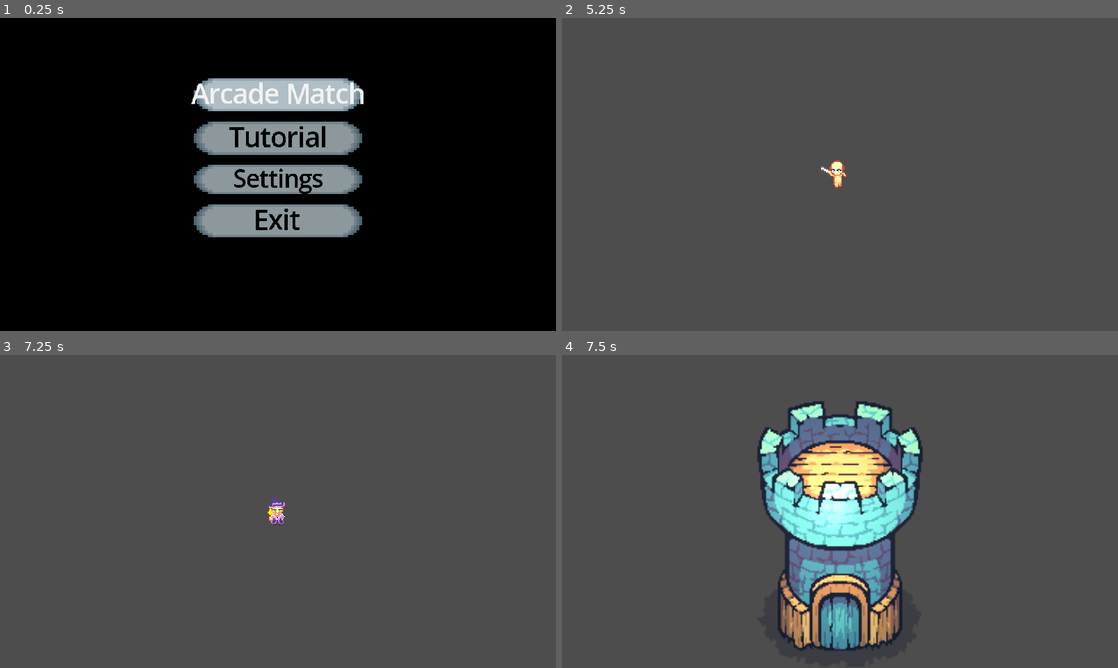
Above: before the commit, frames 1-4 (two rows, left to right).
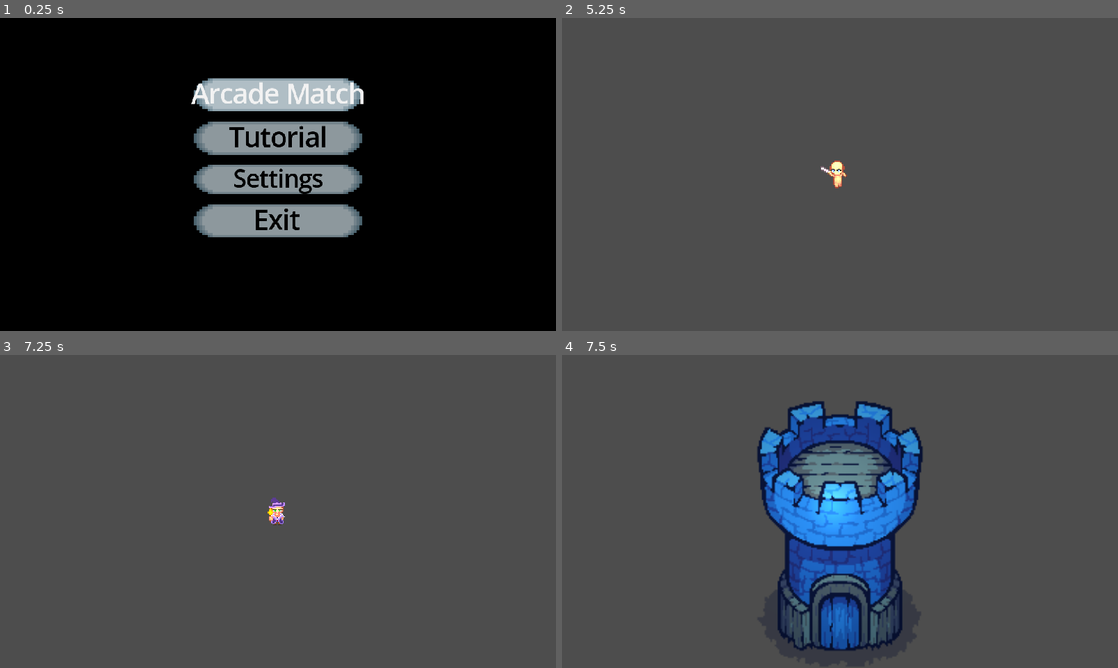
Above: after the commit, the same moments.

Repository: OmegaGiven/GAMEJAM15
Game: Godot game, scene res://scenes/Menu Scenes/MainMenu.tscn
The game is run twice, just before and just after one commit, with the same random seed, the same clock (stepped at 60 frames per second) and the same inputs.
Inputs (mouse positions are in pixels of both pictures, inside the frame that each line leads up to):
- Up to frame 1 (0.25 s): no input
- Up to frame 2 (5.25 s): click "Arcade Match" at 0.5 s; click "Arcade Match" at 1.25 s; click "Arcade Match" at 2 s; click "Easy" at 2.75 s; click "Easy" at 3.5 s; click "Start Match" at 4.25 s; tap Enter (ui_accept) at 5 s; move the mouse to (962, 158) at 5.02 s; press the mouse at (962, 158) at 5.03 s; hold Right (ui_right) from 5.03 s (still down)
- Up to frame 3 (7.25 s): tap Enter (ui_accept) at 5.27, 5.75, 6.02, 6.5 s; move the mouse to (166, 527) at 5.77 s; release Right (ui_right) at 5.78 s; release the mouse at (166, 527) at 5.78 s; hold Down (ui_down) 5.78-6.53 s; tap Ctrl at 5.85 s; move the mouse to (333, 442) at 6.52 s; hold Right (ui_right) from 6.53 s (still down); tap Space at 6.6 s
- Up to frame 4 (7.5 s): tap Enter (ui_accept) at 7.25 s; move the mouse to (812, 574) at 7.27 s; release Right (ui_right) at 7.28 s; hold Up (ui_up) from 7.28 s (still down); tap R at 7.35 s; click (812, 574) at 7.42 s

Frames 1-3 are identical in both runs. In frame 4, 16% of the frame differs, in the area x 35-65%, y 15-95%.

Commit message:
Add crafting delay, player colors, and element ball visuals on totems
Crafting system:
- Pressing a totem button queues a craft (deducts resources immediately)
- After CRAFT_TIME (5s) the totem enters player inventory
- Second press on same type consumes inventory and enters placement instantly
- Only one craft per type in-flight; prevents macro spam while rewarding prep

Player colors (P1 blue, P2 red, P3 green, P4 yellow):
- Assigned in _ready() from PLAYER_COLORS array by device_num
- Totem Sprite2D.modulate set to owner color on spawn and on placement
- Identifies totem ownership at a glance

Element ball on top of totem:
- Fire: orange, Water: cyan, Earth: green, Basic: none
- 7px octagon Polygon2D spawned at position (0, -85) when placed
- get_element_color() virtual method; subclasses override

_try_place() simplified — resources already paid at craft time

Co-Authored-By: Claude Sonnet 4.6 <noreply@anthropic.com>

Diff:
--- a/scenes/Objects/BasicTotem.gd
+++ b/scenes/Objects/BasicTotem.gd
@@ -19,6 +19,7 @@
 	add_to_group("totem")
 	if owner_player != null:
 		position = SplitScreenFunctionality.player_characters[owner_player.device_num]["camera"].position
+		$Sprite2D.modulate = owner_player.player_color
 
 func _input(event):
 	if not in_placement or owner_player == null:
@@ -30,32 +31,39 @@
 			actually_placing = true
 
 func _try_place():
-	if owner_player.resources < wood_cost:
-		print("Need %d wood (have %d)" % [wood_cost, owner_player.resources])
-		return
-	if water_cost > 0 and owner_player.water_energy < water_cost:
-		print("Need %.0f water energy (have %.0f)" % [water_cost, owner_player.water_energy])
-		return
-	if earth_cost > 0 and owner_player.earth_energy < earth_cost:
-		print("Need %.0f earth energy (have %.0f)" % [earth_cost, owner_player.earth_energy])
-		return
 	_place()
 
 func _place():
 	in_placement = false
-	owner_player.resources -= wood_cost
-	owner_player.water_energy -= water_cost
-	owner_player.earth_energy -= earth_cost
 	owner_player.owned_towers.append(self)
 	self.set_collision_layer_value(7, true)
-	print("%s placed. Wood: %d | Water: %.0f | Earth: %.0f" % [
-		name, owner_player.resources, owner_player.water_energy, owner_player.earth_energy
+	$Sprite2D.modulate = owner_player.player_color
+	_spawn_element_ball()
+	print("%s placed by P%d. Wood: %d | Water: %.0f | Earth: %.0f" % [
+		name, owner_player.device_num, owner_player.resources, owner_player.water_energy, owner_player.earth_energy
 	])
 	if owner_build_menu:
 		owner_build_menu.on_totem_placed(get_build_type())
 
+func _spawn_element_ball():
+	var elem_color = get_element_color()
+	if elem_color == Color.TRANSPARENT:
+		return
+	var ball = Polygon2D.new()
+	ball.color = elem_color
+	ball.polygon = PackedVector2Array([
+		Vector2(7, 0), Vector2(4.95, 4.95), Vector2(0, 7),
+		Vector2(-4.95, 4.95), Vector2(-7, 0), Vector2(-4.95, -4.95),
+		Vector2(0, -7), Vector2(4.95, -4.95)
+	])
+	ball.position = Vector2(0, -85)
+	add_child(ball)
+
 func get_build_type() -> String:
 	return "basic"
+
+func get_element_color() -> Color:
+	return Color.TRANSPARENT
 
 func _process(_delta):
 	if owner_player != null and in_placement:
--- a/scenes/Objects/EarthTotem.gd
+++ b/scenes/Objects/EarthTotem.gd
@@ -8,3 +8,6 @@
 
 func get_build_type() -> String:
 	return "earth"
+
+func get_element_color() -> Color:
+	return Color(0.3, 0.9, 0.2)
--- a/scenes/Objects/FireTotem.gd
+++ b/scenes/Objects/FireTotem.gd
@@ -12,6 +12,9 @@
 
 func get_build_type() -> String:
 	return "fire"
+
+func get_element_color() -> Color:
+	return Color(1.0, 0.45, 0.05)
 
 func _process(delta):
 	super._process(delta)
--- a/scenes/Objects/WaterTotem.gd
+++ b/scenes/Objects/WaterTotem.gd
@@ -13,6 +13,9 @@
 
 func get_build_type() -> String:
 	return "water"
+
+func get_element_color() -> Color:
+	return Color.CYAN
 
 func _process(delta):
 	super._process(delta)
--- a/scenes/Player.gd
+++ b/scenes/Player.gd
@@ -1,9 +1,16 @@
 extends CharacterBody2D
 
+const PLAYER_COLORS = [
+	Color(0.3, 0.55, 1.0),    # P1 blue
+	Color(1.0, 0.28, 0.28),   # P2 red
+	Color(0.25, 1.0, 0.4),    # P3 green
+	Color(1.0, 0.85, 0.1),    # P4 yellow
+]
 
 @export var device_num = 0
 var player_name = 'player'
 var type = "player"
+var player_color: Color = Color.WHITE
 var deadzone = 0.1
 const _BASE_SPEED = 70.0
 var keyboard = false
@@ -27,6 +34,47 @@
 var water_energy: float = 0.0
 var earth_energy: float = 0.0
 
+const CRAFT_TIME = 5.0
+var crafting: Dictionary = {}   # {build_type: time_remaining}
+var inventory: Dictionary = {}  # {build_type: count}
+
+func start_craft(build_type: String, wood: int, water: float = 0.0, earth: float = 0.0) -> bool:
+	if build_type in crafting:
+		print("Player %d: already crafting %s (%.0fs left)" % [device_num, build_type, crafting[build_type]])
+		return false
+	if resources < wood:
+		print("Player %d: need %d wood, have %d" % [device_num, wood, resources])
+		return false
+	if water > 0.0 and water_energy < water:
+		print("Player %d: need %.0f water, have %.0f" % [device_num, water, water_energy])
+		return false
+	if earth > 0.0 and earth_energy < earth:
+		print("Player %d: need %.0f earth, have %.0f" % [device_num, earth, earth_energy])
+		return false
+	resources -= wood
+	water_energy -= water
+	earth_energy -= earth
+	crafting[build_type] = CRAFT_TIME
+	print("Player %d: crafting %s (%.0fs)..." % [device_num, build_type, CRAFT_TIME])
+	return true
+
+func consume_inventory(build_type: String) -> bool:
+	if inventory.get(build_type, 0) <= 0:
+		return false
+	inventory[build_type] -= 1
+	return true
+
+func _tick_crafting(delta: float):
+	var completed: Array = []
+	for build_type in crafting:
+		crafting[build_type] -= delta
+		if crafting[build_type] <= 0.0:
+			completed.append(build_type)
+	for build_type in completed:
+		crafting.erase(build_type)
+		inventory[build_type] = inventory.get(build_type, 0) + 1
+		print("Player %d: %s ready to place!" % [device_num, build_type])
+
 func add_elemental_energy(element: String, amount: float):
 	match element:
 		"water":
@@ -43,6 +91,7 @@
 
 func _ready():
 	resources = Settings.starting_resources
+	player_color = PLAYER_COLORS[device_num % PLAYER_COLORS.size()]
 	animation_tree.active = true
 	$running_attack_sword.hide()
 	$attack_box.hide()
@@ -210,6 +259,7 @@
 		reaper_power_timer -= delta
 		if reaper_power_timer <= 0:
 			deactivate_reaper_power()
+	_tick_crafting(delta)
 	animation_manager()
 	zoom_process()
 	if free_cam or in_placement_mode:
--- a/scenes/ui_elements/BuildMenu.gd
+++ b/scenes/ui_elements/BuildMenu.gd
@@ -85,13 +85,19 @@
 # --- Button signals ---
 
 func _on_left_basic_pressed():
-	_enter_placement("basic")
+	_request_totem("basic", 10, 0.0, 0.0)
 
 func _on_left_fire_pressed():
-	_enter_placement("fire")
+	_request_totem("fire", 15, 0.0, 0.0)
 
 func _on_top_water_pressed():
-	_enter_placement("water")
+	_request_totem("water", 20, 10.0, 0.0)
 
 func _on_top_earth_pressed():
-	_enter_placement("earth")
+	_request_totem("earth", 20, 0.0, 10.0)
+
+func _request_totem(build_type: String, wood: int, water: float, earth: float):
+	if player.consume_inventory(build_type):
+		_enter_placement(build_type)
+	else:
+		player.start_craft(build_type, wood, water, earth)
